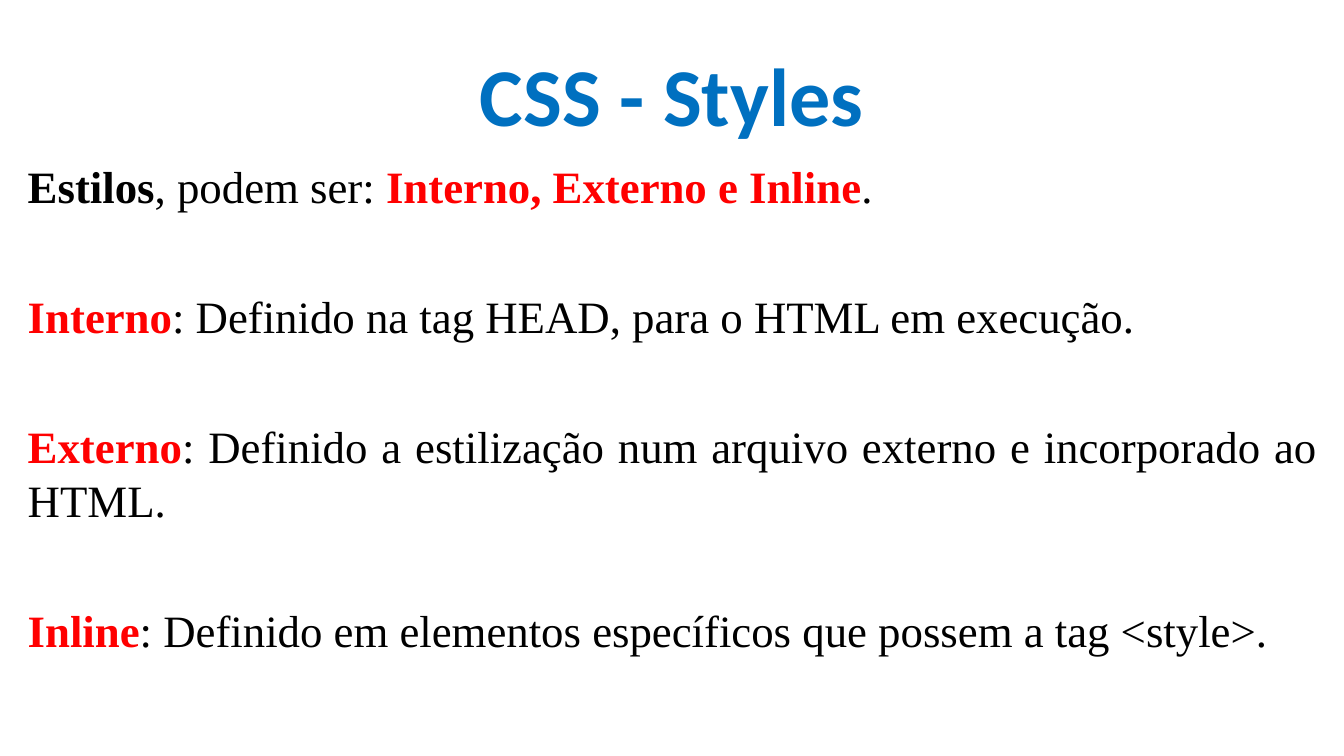
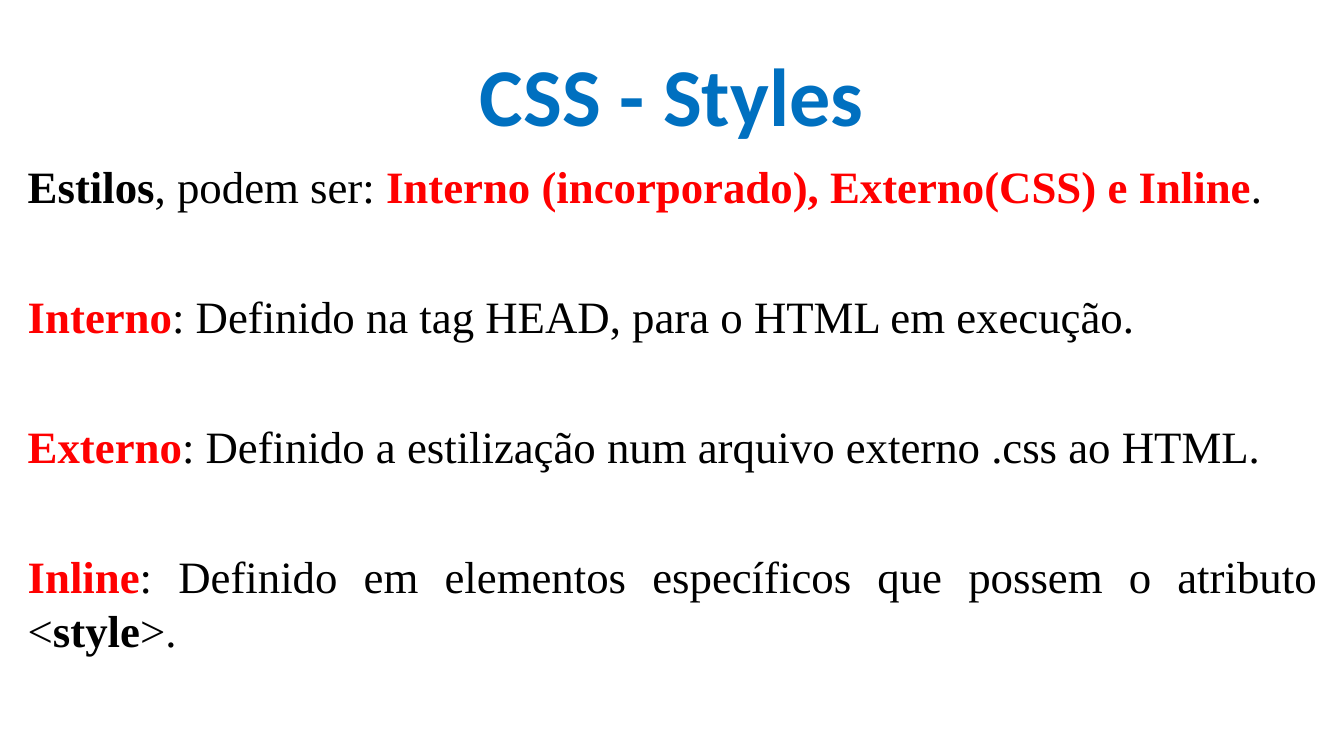
Before and after one commit to CloudEducationBrazil/WydenDesenvolvimentoWebPHP, a slide deck: slide 6 of 01 Classes/Aula 05 e 06 Desenvolvimento Web - CSS.pptx. Drawn at 1344x756 pixels with LibreOffice and Linux fonts; fonts in the diff are those of the drawing; background and template pictures are left out. Boxes give left, top, right and bottom in pixels: in the first picture for what was removed or moved away, otherwise in the second. Text is boxed around its words. In the diff, an @@ line names an element or a change of style, - is before the commit and + after.

```diff
--- a/01 Classes/Aula 05 e 06 Desenvolvimento Web - CSS.pptx
+++ b/01 Classes/Aula 05 e 06 Desenvolvimento Web - CSS.pptx
@@ text at bbox=[28, 172, 1263, 213]: text changed @@
-Estilos, podem ser: Interno, Externo e Inline.
+Estilos, podem ser: Interno (incorporado), Externo(CSS) e Inline.
@@ text at bbox=[28, 431, 1316, 657]: text changed @@
-Externo: Definido a estilização num arquivo externo e incorporado ao HTML.
-Inline: Definido em elementos específicos que possem a tag <style>.
+Externo: Definido a estilização num arquivo externo .css ao HTML.
+Inline: Definido em elementos específicos que possem o atributo <style>.
```
Also in this commit, not shown: 6 other slides changed, 33 slides added, 1 slide removed, 1 other file.
